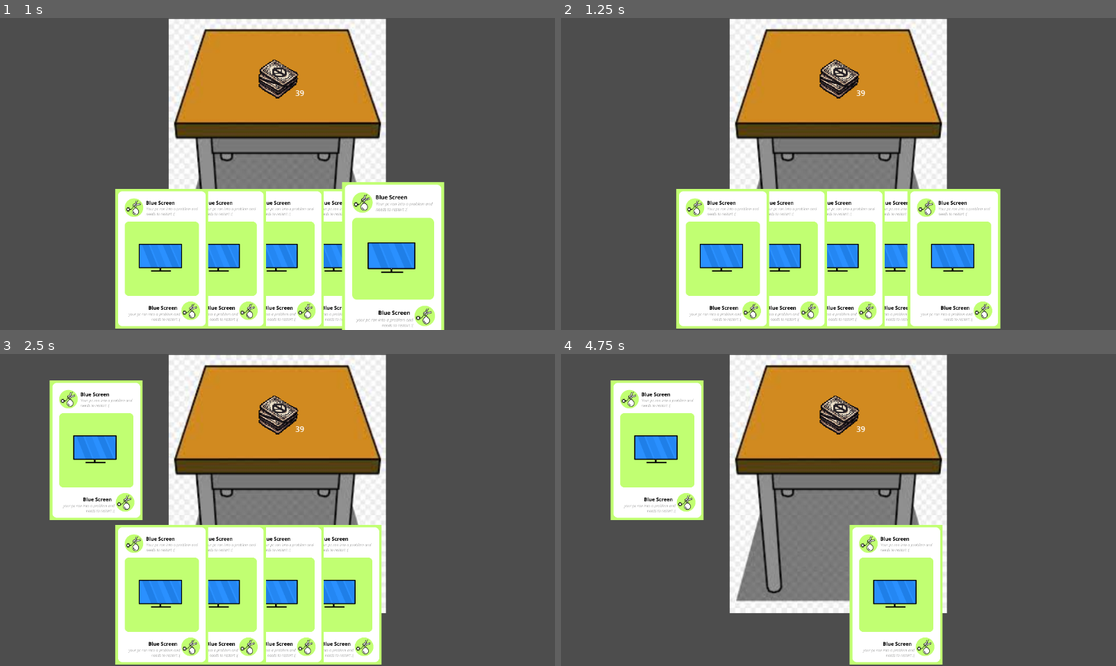
Above: before the commit, frames 1-4 (two rows, left to right).
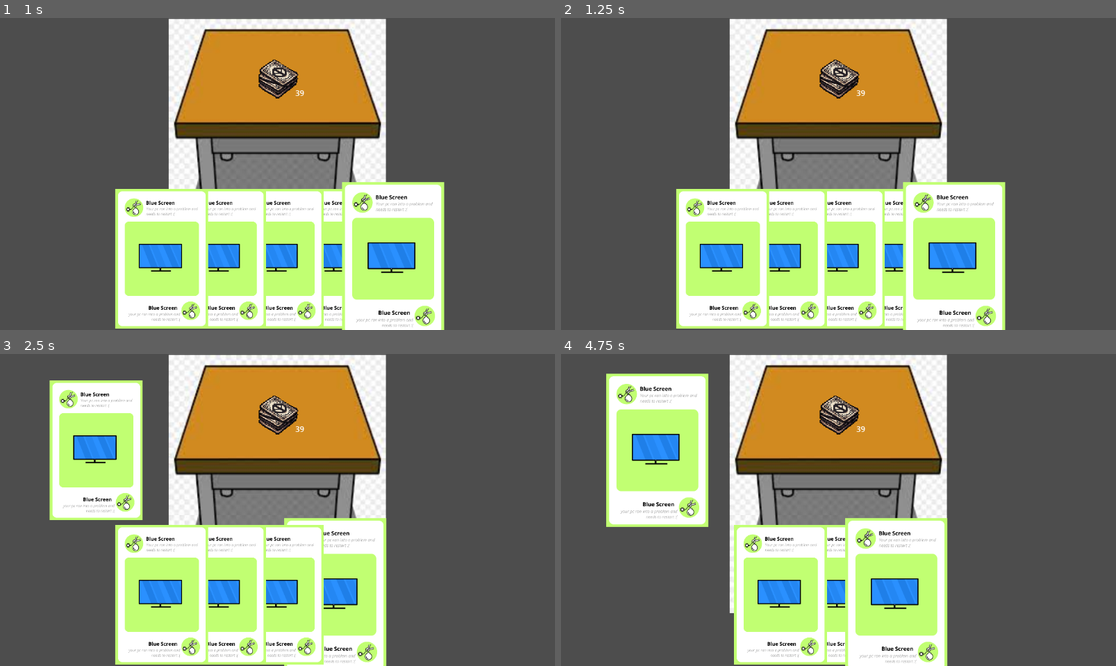
Above: after the commit, the same moments.

Repository: Thijs987/pse_onlycode
Game: Godot game, scene res://Main.tscn
Two runs of this game, one before a commit and one after it. Both use one fixed random seed, a clock stepped at 60 frames per second and the inputs below. This scene is started directly instead of the project's main scene.
Inputs (mouse positions are in pixels of both pictures, inside the frame that each line leads up to):
- Up to frame 1 (1 s): tap Enter at 0.5 s; drag from (277, 77) to (394, 258) at 0.52 s
- Up to frame 2 (1.25 s): no input
- Up to frame 3 (2.5 s): drag from (394, 594) to (277, 413) at 1.27 s; move the mouse to (333, 594) at 2.02 s; click (333, 594) at 2.17 s
- Up to frame 4 (4.75 s): tap Space at 2.75 s; drag from (838, 594) to (655, 450) at 2.77 s; drag from (783, 594) to (655, 450) at 3.52 s; drag from (721, 594) to (894, 594) at 4.27 s

Frame 1 is identical in both runs. In frame 2, 3.6% of the frame differs, in the area x 61-81%, y 52-100%; in frame 3, 2.3%; in frame 4, 16%, in the area x 8-70%, y 6-100%.

Commit message:
hands return back to hand

Diff:
--- a/frontend/card_logic.gd
+++ b/frontend/card_logic.gd
@@ -44,7 +44,7 @@
 func stop_dragging():
 	if dragging_card and dragging_card.movable == true:
 		play_card(dragging_card)
-	elif dragging_card:
+	if dragging_card and dragging_card.movable == true:
 		dragging_card.scale = Vector2(1.1, 1.1)
 		hand_reference.add_card_to_hand(dragging_card)
 	dragging_card = null
Not shown: 1 places in frontend/Main.tscn that only renumber resources
Not shown: 1 places in frontend/main.tscn that only renumber resources
